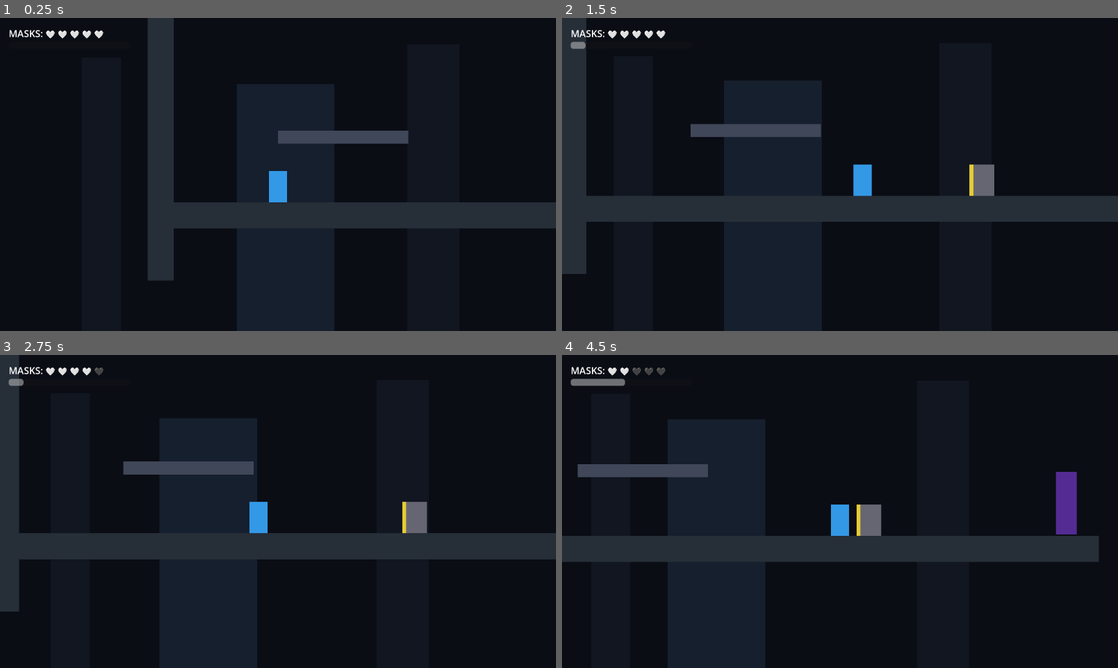
Above: before the commit, frames 1-4 (two rows, left to right).
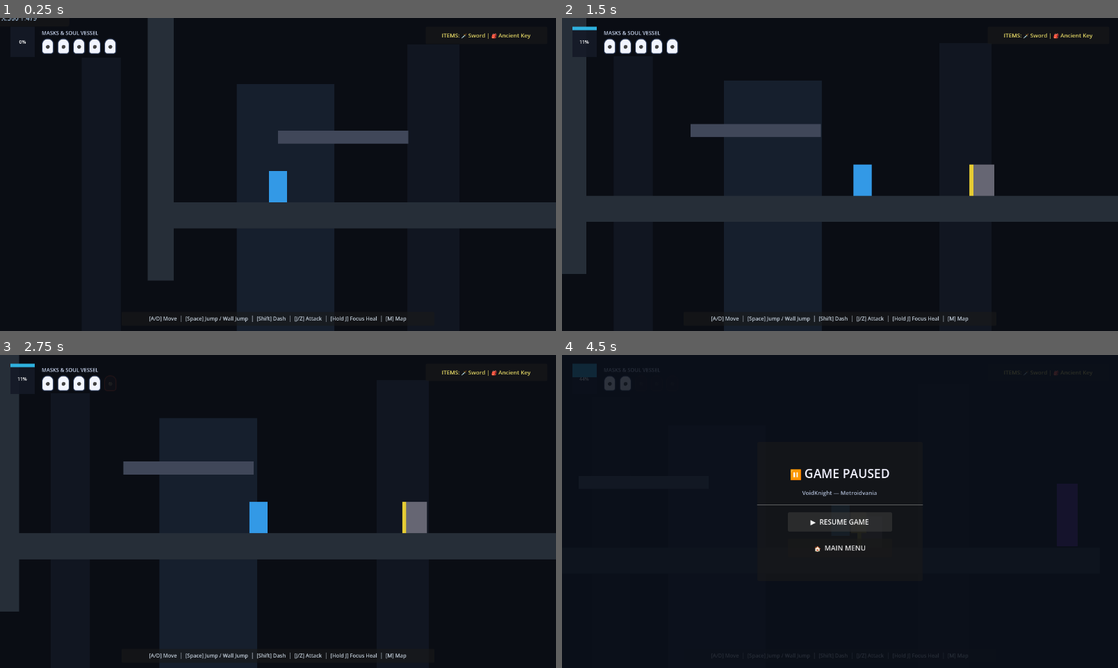
Above: after the commit, the same moments.

Repository: louisfghbvc/hoh-game-studio
Game: Godot game, scene res://scenes/main.tscn
The game is run twice, just before and just after one commit, with the same random seed, the same clock (stepped at 60 frames per second) and the same inputs.
Inputs (mouse positions are in pixels of both pictures, inside the frame that each line leads up to):
- Up to frame 1 (0.25 s): no input
- Up to frame 2 (1.5 s): tap Enter (ui_accept) at 0.5, 0.77 s; move the mouse to (962, 158) at 0.52 s; hold Right (ui_right) from 0.53 s (still down); tap M at 0.6, 1.35 s; click (962, 158) at 0.67 s; move the mouse to (728, 190) at 1.27 s
- Up to frame 3 (2.75 s): tap Enter (ui_accept) at 1.52 s; move the mouse to (333, 442) at 2.02 s; release Right (ui_right) at 2.03 s; hold Left (ui_left) from 2.03 s (still down); hold Q from 2.03 s (still down); tap M at 2.3 s
- Up to frame 4 (4.5 s): move the mouse to (812, 574) at 2.77 s; release Left (ui_left) at 2.78 s; release Q at 2.78 s; hold Right (ui_right) 2.78-4.25 s; tap Shift at 2.85 s; click (812, 574) at 2.92 s; tap Enter (ui_accept) at 3.02, 3.77 s; tap M at 3.05, 3.8 s; move the mouse to (1006, 558) at 3.52 s; hold J 3.53-4.25 s; tap Escape (ui_cancel) at 4.15 s; click "RESUME" (after the commit: "▶ RESUME GAME") at 4.25 s

The runs differ from the first frame. In frame 1, 1.3% of the frame differs, in the area x 0-96%, y 0-98%; in frame 2, 1.4%; in frame 3, 1.3%; in frame 4, 12%, in the area x 0-97%, y 2-98%.

Commit message:
feat: redesign HUD, Soul Vessel, Mask HP, and Minimap UI overlays

Diff:
--- a/game/scenes/hud.tscn
+++ b/game/scenes/hud.tscn
@@ -5,22 +5,107 @@
 [node name="HUD" type="CanvasLayer"]
 script = ExtResource("1_hud_script")
 
-[node name="MarginContainer" type="MarginContainer" parent="."]
-offset_left = 20.0
+[node name="Control" type="Control" parent="."]
+layout_mode = 3
+anchors_preset = 15
+anchor_right = 1.0
+anchor_bottom = 1.0
+grow_horizontal = 2
+grow_vertical = 2
+
+[node name="TopLeftFrame" type="HBoxContainer" parent="Control"]
+layout_mode = 0
+offset_left = 24.0
 offset_top = 20.0
-offset_right = 300.0
-offset_bottom = 100.0
+offset_right = 380.0
+offset_bottom = 90.0
+theme_override_constants/separation = 16
 
-[node name="VBoxContainer" type="VBoxContainer" parent="MarginContainer"]
+[node name="SoulVesselFrame" type="Control" parent="Control/TopLeftFrame"]
+custom_minimum_size = Vector2(56, 56)
 layout_mode = 2
 
-[node name="HealthLabel" type="Label" parent="MarginContainer/VBoxContainer"]
+[node name="SoulBg" type="ColorRect" parent="Control/TopLeftFrame/SoulVesselFrame"]
+layout_mode = 1
+anchors_preset = 15
+anchor_right = 1.0
+anchor_bottom = 1.0
+grow_horizontal = 2
+grow_vertical = 2
+color = Color(0.08, 0.1, 0.15, 0.9)
+
+[node name="SoulFill" type="ColorRect" parent="Control/TopLeftFrame/SoulVesselFrame"]
+layout_mode = 1
+anchors_preset = 15
+anchor_right = 1.0
+anchor_bottom = 1.0
+grow_horizontal = 2
+grow_vertical = 2
+color = Color(0.2, 0.8, 1.0, 0.85)
+
+[node name="SoulPercentLabel" type="Label" parent="Control/TopLeftFrame/SoulVesselFrame"]
+layout_mode = 1
+anchors_preset = 15
+anchor_right = 1.0
+anchor_bottom = 1.0
+grow_horizontal = 2
+grow_vertical = 2
+theme_override_font_sizes/font_size = 11
+text = "0%"
+horizontal_alignment = 1
+vertical_alignment = 1
+
+[node name="VBoxContainer" type="VBoxContainer" parent="Control/TopLeftFrame"]
 layout_mode = 2
-theme_override_font_sizes/font_size = 22
-text = "MASKS: 🤍 🤍 🤍 🤍 🤍"
+alignment = 1
 
-[node name="SoulBar" type="ProgressBar" parent="MarginContainer/VBoxContainer"]
-custom_minimum_size = Vector2(200, 16)
+[node name="TitleLabel" type="Label" parent="Control/TopLeftFrame/VBoxContainer"]
 layout_mode = 2
-value = 0.0
-show_percentage = false
+theme_override_colors/font_color = Color(0.8, 0.85, 0.95, 1)
+theme_override_font_sizes/font_size = 12
+text = "MASKS & SOUL VESSEL"
+
+[node name="MasksContainer" type="HBoxContainer" parent="Control/TopLeftFrame/VBoxContainer"]
+layout_mode = 2
+theme_override_constants/separation = 8
+
+[node name="TopRightFrame" type="PanelContainer" parent="Control"]
+layout_mode = 1
+anchors_preset = 1
+anchor_left = 1.0
+anchor_right = 1.0
+offset_left = -300.0
+offset_top = 20.0
+offset_right = -20.0
+offset_bottom = 60.0
+grow_horizontal = 0
+
+[node name="InventoryLabel" type="Label" parent="Control/TopRightFrame"]
+layout_mode = 2
+theme_override_colors/font_color = Color(0.9, 0.85, 0.4, 1)
+theme_override_font_sizes/font_size = 13
+text = "ITEMS: 🗡️ Sword | 🎒 Ancient Key"
+horizontal_alignment = 1
+vertical_alignment = 1
+
+[node name="BottomControlsLegend" type="PanelContainer" parent="Control"]
+layout_mode = 1
+anchors_preset = 7
+anchor_left = 0.5
+anchor_top = 1.0
+anchor_left = 0.5
+anchor_top = 1.0
+offset_left = -360.0
+offset_top = -44.0
+offset_right = 360.0
+offset_bottom = -12.0
+grow_horizontal = 2
+grow_vertical = 0
+
+[node name="LegendLabel" type="Label" parent="Control/BottomControlsLegend"]
+layout_mode = 2
+theme_override_colors/font_color = Color(0.85, 0.9, 0.95, 0.9)
+theme_override_font_sizes/font_size = 12
+text = "[A/D] Move  │  [Space] Jump / Wall Jump  │  [Shift] Dash  │  [J/Z] Attack  │  [Hold J] Focus Heal  │  [M] Map"
+horizontal_alignment = 1
+vertical_alignment = 1
--- a/game/scenes/minimap_ui.tscn
+++ b/game/scenes/minimap_ui.tscn
@@ -8,9 +8,9 @@
 anchor_left = 1.0
 anchor_right = 1.0
 offset_left = -220.0
-offset_top = 20.0
+offset_top = 70.0
 offset_right = -20.0
-offset_bottom = 90.0
+offset_bottom = 210.0
 grow_horizontal = 0
 script = ExtResource("1_minimap_script")
 
@@ -26,13 +26,37 @@
 layout_mode = 1
 anchors_preset = 10
 anchor_right = 1.0
-offset_left = 10.0
-offset_top = 8.0
-offset_right = -10.0
-offset_bottom = 32.0
+offset_left = 8.0
+offset_top = 6.0
+offset_right = -8.0
+offset_bottom = 26.0
 grow_horizontal = 2
-theme_override_font_sizes/font_size = 14
-text = "ZONE: ANCIENT RUINS"
+theme_override_colors/font_color = Color(0.9, 0.95, 1.0, 1)
+theme_override_font_sizes/font_size = 12
+text = "🗺️ AREA: ANCIENT RUINS"
+
+[node name="RadarFrame" type="ColorRect" parent="Panel"]
+layout_mode = 1
+anchors_preset = 8
+anchor_left = 0.5
+anchor_top = 0.5
+anchor_left = 0.5
+anchor_top = 0.5
+offset_left = -60.0
+offset_top = -20.0
+offset_right = 60.0
+offset_bottom = 40.0
+grow_horizontal = 2
+grow_vertical = 2
+color = Color(0.06, 0.09, 0.14, 0.95)
+
+[node name="PlayerDot" type="ColorRect" parent="Panel/RadarFrame"]
+layout_mode = 0
+offset_left = 55.0
+offset_top = 25.0
+offset_right = 63.0
+offset_bottom = 33.0
+color = Color(0.2, 0.9, 1.0, 1)
 
 [node name="CoordsLabel" type="Label" parent="Panel"]
 layout_mode = 1
@@ -40,11 +64,13 @@
 anchor_top = 1.0
 anchor_right = 1.0
 anchor_bottom = 1.0
-offset_left = 10.0
-offset_top = -32.0
-offset_right = -10.0
-offset_bottom = -8.0
+offset_left = 8.0
+offset_top = -20.0
+offset_right = -8.0
+offset_bottom = -4.0
 grow_horizontal = 2
 grow_vertical = 0
-theme_override_font_sizes/font_size = 12
-text = "POS: (300, 450)"
+theme_override_colors/font_color = Color(0.6, 0.7, 0.8, 1)
+theme_override_font_sizes/font_size = 10
+text = "COORDS: X:300 Y:450"
+horizontal_alignment = 1
--- a/game/scenes/pause_menu.tscn
+++ b/game/scenes/pause_menu.tscn
@@ -12,7 +12,7 @@
 anchor_bottom = 1.0
 grow_horizontal = 2
 grow_vertical = 2
-color = Color(0, 0, 0, 0.65)
+color = Color(0.04, 0.06, 0.1, 0.85)
 
 [node name="CenterContainer" type="CenterContainer" parent="."]
 anchors_preset = 15
@@ -21,23 +21,42 @@
 grow_horizontal = 2
 grow_vertical = 2
 
-[node name="VBoxContainer" type="VBoxContainer" parent="CenterContainer"]
+[node name="PanelContainer" type="PanelContainer" parent="CenterContainer"]
+custom_minimum_size = Vector2(380, 320)
 layout_mode = 2
 
-[node name="TitleLabel" type="Label" parent="CenterContainer/VBoxContainer"]
+[node name="VBoxContainer" type="VBoxContainer" parent="CenterContainer/PanelContainer"]
 layout_mode = 2
-theme_override_font_sizes/font_size = 36
-text = "PAUSED"
+alignment = 1
+theme_override_constants/separation = 16
+
+[node name="TitleLabel" type="Label" parent="CenterContainer/PanelContainer/VBoxContainer"]
+layout_mode = 2
+theme_override_colors/font_color = Color(0.95, 0.95, 1, 1)
+theme_override_font_sizes/font_size = 28
+text = "⏸️ GAME PAUSED"
 horizontal_alignment = 1
 
-[node name="ResumeButton" type="Button" parent="CenterContainer/VBoxContainer"]
-custom_minimum_size = Vector2(200, 44)
+[node name="SubtitleLabel" type="Label" parent="CenterContainer/PanelContainer/VBoxContainer"]
 layout_mode = 2
-theme_override_font_sizes/font_size = 18
-text = "RESUME"
+theme_override_colors/font_color = Color(0.7, 0.75, 0.85, 1)
+theme_override_font_sizes/font_size = 13
+text = "VoidKnight — Metroidvania"
+horizontal_alignment = 1
 
-[node name="MenuButton" type="Button" parent="CenterContainer/VBoxContainer"]
-custom_minimum_size = Vector2(200, 44)
+[node name="HSeparator" type="HSeparator" parent="CenterContainer/PanelContainer/VBoxContainer"]
 layout_mode = 2
-theme_override_font_sizes/font_size = 18
-text = "MAIN MENU"
+
+[node name="ResumeButton" type="Button" parent="CenterContainer/PanelContainer/VBoxContainer"]
+custom_minimum_size = Vector2(240, 44)
+layout_mode = 2
+size_flags_horizontal = 4
+theme_override_font_sizes/font_size = 16
+text = "▶  RESUME GAME"
+
+[node name="MenuButton" type="Button" parent="CenterContainer/PanelContainer/VBoxContainer"]
+custom_minimum_size = Vector2(240, 44)
+layout_mode = 2
+size_flags_horizontal = 4
+theme_override_font_sizes/font_size = 16
+text = "🏠  MAIN MENU"
--- a/game/scripts/hud.gd
+++ b/game/scripts/hud.gd
@@ -1,23 +1,78 @@
 extends CanvasLayer
 class_name GameHUD
 
-@onready var health_label: Label = $MarginContainer/VBoxContainer/HealthLabel if has_node("MarginContainer/VBoxContainer/HealthLabel") else null
-@onready var soul_progress: ProgressBar = $MarginContainer/VBoxContainer/SoulBar if has_node("MarginContainer/VBoxContainer/SoulBar") else null
+@onready var masks_container: HBoxContainer = $Control/TopLeftFrame/VBoxContainer/MasksContainer if has_node("Control/TopLeftFrame/VBoxContainer/MasksContainer") else null
+@onready var soul_orb_fill: ColorRect = $Control/TopLeftFrame/SoulVesselFrame/SoulFill if has_node("Control/TopLeftFrame/SoulVesselFrame/SoulFill") else null
+@onready var soul_label: Label = $Control/TopLeftFrame/SoulVesselFrame/SoulPercentLabel if has_node("Control/TopLeftFrame/SoulVesselFrame/SoulPercentLabel") else null
+@onready var inventory_label: Label = $Control/TopRightFrame/InventoryLabel if has_node("Control/TopRightFrame/InventoryLabel") else null
+
+var mask_panels: Array[PanelContainer] = []
 
 func _ready() -> void:
 	var player = get_tree().get_first_node_in_group("player")
 	if player:
 		player.health_changed.connect(_on_player_health_changed)
 		player.soul_changed.connect(_on_player_soul_changed)
+		_setup_masks(player.max_health)
 		_on_player_health_changed(player.current_health, player.max_health)
 		_on_player_soul_changed(player.current_soul, player.max_soul)
 
+func _setup_masks(max_hp: int) -> void:
+	if not masks_container:
+		return
+	# Clear old children
+	for c in masks_container.get_children():
+		c.queue_free()
+	mask_panels.clear()
+
+	for i in range(max_hp):
+		var p = PanelContainer.new()
+		p.custom_minimum_size = Vector2(28, 36)
+
+		var style = StyleBoxFlat.new()
+		style.bg_color = Color(0.92, 0.95, 1.0, 1.0) # White Mask
+		style.corner_radius_top_left = 12
+		style.corner_radius_top_right = 12
+		style.corner_radius_bottom_left = 6
+		style.corner_radius_bottom_right = 6
+		style.border_width_left = 2
+		style.border_width_top = 2
+		style.border_width_right = 2
+		style.border_width_bottom = 2
+		style.border_color = Color(0.1, 0.15, 0.2, 1.0)
+		p.add_theme_stylebox_override("panel", style)
+
+		# Add inner eyes detail
+		var label = Label.new()
+		label.text = "⚫"
+		label.horizontal_alignment = HORIZONTAL_ALIGNMENT_CENTER
+		label.vertical_alignment = VERTICAL_ALIGNMENT_CENTER
+		label.add_theme_font_size_override("font_size", 10)
+		p.add_child(label)
+
+		masks_container.add_child(p)
+		mask_panels.append(p)
+
 func _on_player_health_changed(current_hp: int, max_hp: int) -> void:
-	if health_label:
-		var masks = "🤍 ".repeat(current_hp)
-		var empty_masks = "🖤 ".repeat(max_hp - current_hp)
-		health_label.text = "MASKS: " + masks + empty_masks
+	if mask_panels.size() != max_hp:
+		_setup_masks(max_hp)
+
+	for i in range(max_hp):
+		var p = mask_panels[i]
+		var style = p.get_theme_stylebox("panel") as StyleBoxFlat
+		if style:
+			if i < current_hp:
+				style.bg_color = Color(0.95, 0.96, 1.0, 1.0) # Active mask
+				style.border_color = Color(0.15, 0.2, 0.3, 1.0)
+				p.modulate = Color(1, 1, 1, 1)
+			else:
+				style.bg_color = Color(0.15, 0.15, 0.2, 0.6) # Broken / Empty mask
+				style.border_color = Color(0.4, 0.2, 0.2, 0.8)
+				p.modulate = Color(0.5, 0.5, 0.5, 0.7)
 
 func _on_player_soul_changed(current_soul: float, max_soul: float) -> void:
-	if soul_progress:
-		soul_progress.value = (current_soul / max_soul) * 100.0
+	var ratio = clamp(current_soul / max_soul, 0.0, 1.0)
+	if soul_orb_fill:
+		soul_orb_fill.scale.y = ratio
+	if soul_label:
+		soul_label.text = str(int(ratio * 100)) + "%"
--- a/game/scripts/minimap_ui.gd
+++ b/game/scripts/minimap_ui.gd
@@ -3,13 +3,25 @@
 
 @onready var location_label: Label = $Panel/LocationLabel if has_node("Panel/LocationLabel") else null
 @onready var coords_label: Label = $Panel/CoordsLabel if has_node("Panel/CoordsLabel") else null
+@onready var player_dot: ColorRect = $Panel/RadarFrame/PlayerDot if has_node("Panel/RadarFrame/PlayerDot") else null
+
+var is_expanded: bool = false
+
+func _unhandled_input(event: InputEvent) -> void:
+	if event is InputEventKey and event.pressed and event.keycode == KEY_M:
+		visible = !visible
 
 func _process(_delta: float) -> void:
 	var player = get_tree().get_first_node_in_group("player")
 	if player:
-		var scene_name = get_tree().current_scene.name if get_tree().current_scene else "Unknown Zone"
+		var scene_name = get_tree().current_scene.name if get_tree().current_scene else "Ancient Ruins"
 		if location_label:
-			location_label.text = "ZONE: " + scene_name.to_upper()
+			location_label.text = "🗺️ AREA: " + scene_name.to_upper()
 		if coords_label:
 			var pos = player.global_position
-			coords_label.text = "POS: (%d, %d)" % [int(pos.x), int(pos.y)]
+			coords_label.text = "COORDS: X:%d Y:%d" % [int(pos.x), int(pos.y)]
+		if player_dot:
+			# Map relative player position into radar box (120x60)
+			var rx = clamp((player.global_position.x / 1400.0) * 110.0 + 5.0, 5.0, 115.0)
+			var ry = clamp((player.global_position.y / 800.0) * 50.0 + 5.0, 5.0, 55.0)
+			player_dot.position = Vector2(rx, ry)
Not shown, changed: build/macOS/VoidKnight.pck
